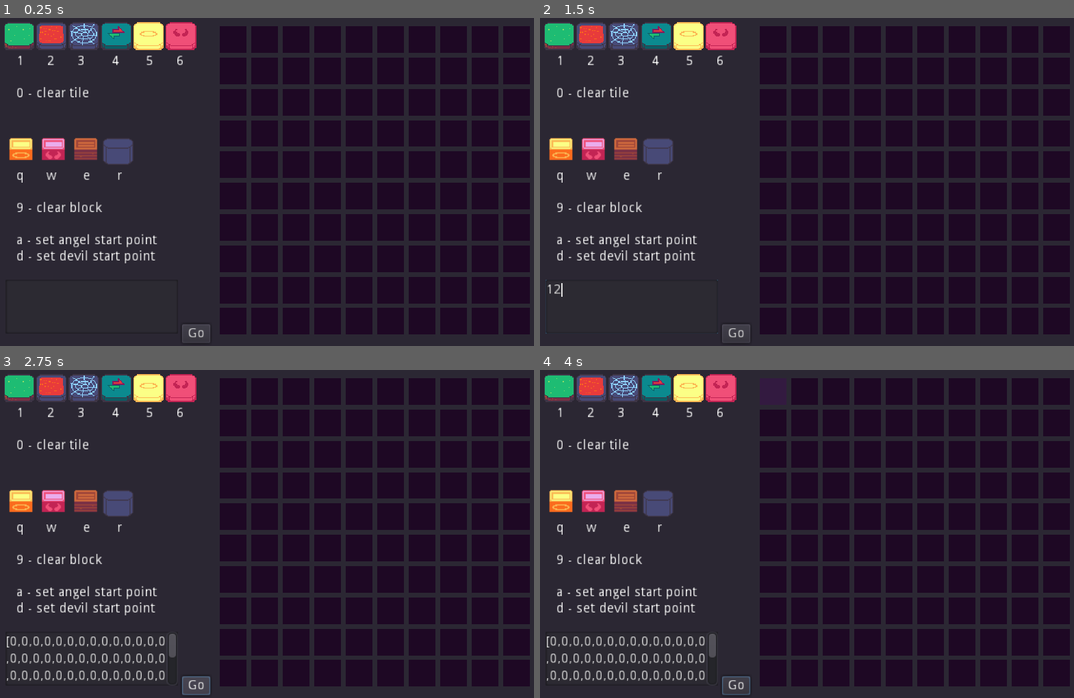
Above: before the commit, frames 1-4 (two rows, left to right).
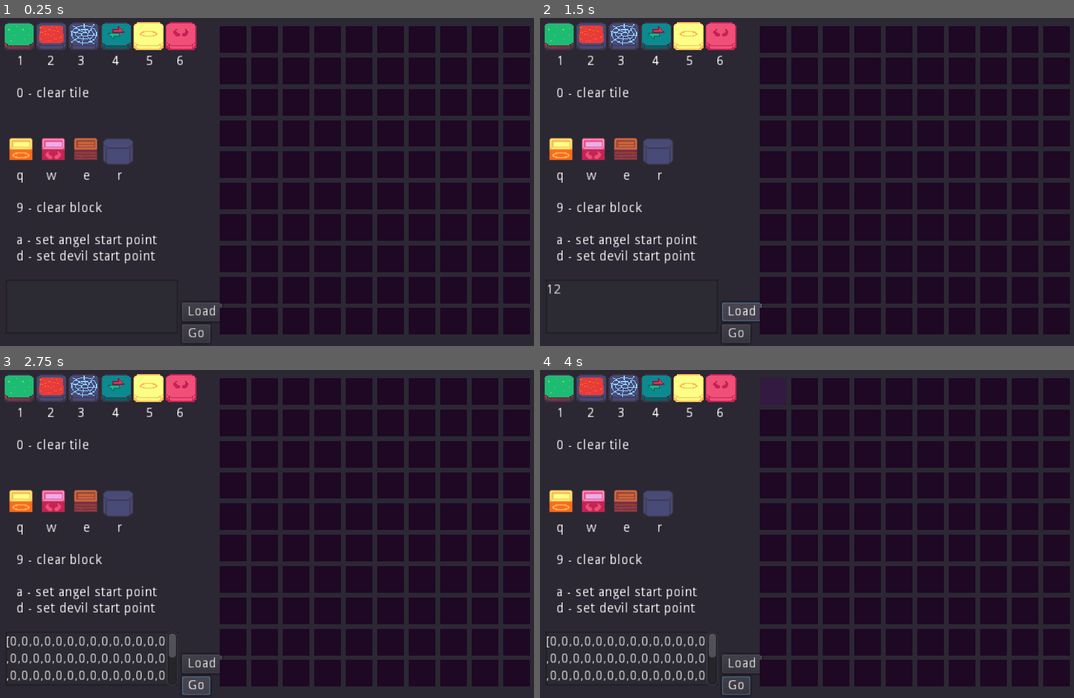
Above: after the commit, the same moments.

Repository: JRo-Robros/Angie-and-Monica
Game: Godot game, scene res://Editor.tscn
The game is run twice, just before and just after one commit, with the same random seed, the same clock (stepped at 60 frames per second) and the same inputs. This scene is started directly instead of the project's main scene.
Inputs (mouse positions are in pixels of both pictures, inside the frame that each line leads up to):
- Up to frame 1 (0.25 s): no input
- Up to frame 2 (1.5 s): click (630, 306) at 0.52 s; type "12" at 0.6 s; click (742, 313) at 1.25 s, where only the run after the commit has a clickable "Load"
- Up to frame 3 (2.75 s): click "Go" at 2 s
- Up to frame 4 (4 s): click "Go" at 2.75 s; tap Enter at 3.5 s; move the mouse to (774, 392) at 3.52 s; hold Right (ui_right) from 3.53 s (still down)

The runs differ from the first frame. In frame 1, 0.1% of the frame differs, in the area x 34-42%, y 86-93%; in frame 2, 0.4%, in the area x 1-42%, y 79-97%; in frame 3, 0.1%; in frame 4, 0.1%.

Commit message:
Added String Parsing From Input Box & Button

Diff:
--- a/Editor.tscn
+++ b/Editor.tscn
@@ -82,4 +82,15 @@
 "_edit_use_anchors_": false
 }
 
+[node name="Button2" type="Button" parent="."]
+margin_left = 196.0
+margin_top = 304.0
+margin_right = 238.0
+margin_bottom = 324.0
+text = "Load"
+__meta__ = {
+"_edit_use_anchors_": false
+}
+
 [connection signal="pressed" from="Button" to="." method="make_level"]
+[connection signal="pressed" from="Button2" to="." method="load_from_input"]
--- a/Scripts/Editor.gd
+++ b/Scripts/Editor.gd
@@ -14,6 +14,7 @@
 var parTime := 300
 
 var tile := preload('res://EditTile.tscn')
+
 
 # Called when the node enters the scene tree for the first time.
 func _ready():
@@ -99,3 +100,16 @@
 
 	emit_signal("level_initialized")
 	return
+
+func load_from_input() -> void:
+	load_from_string(get_node("Output").text)
+	return
+
+func load_from_string(_inputString:String) -> void:
+	var data = JSON.parse(_inputString)
+	if typeof(data.result) == TYPE_ARRAY:
+		initialize_level(data.result)
+	else:
+		push_error("Unexpected results.")
+
+	return
